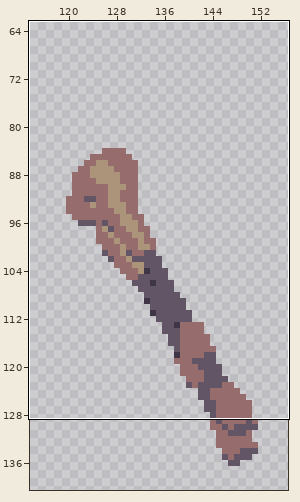
Pixel-art file, stored at resources/kid/unpacked/asesprite/weapons/staff.aseprite. Above: a wide view before the commit, with the close-up outlined.
Close-up. Old version:
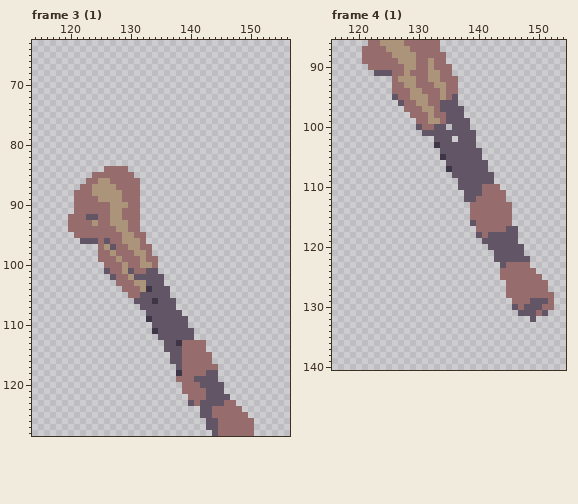
256x256 pixels, 64 frames. Shown: frame 3 (1): x 114..156, y 63..128; frame 4 (1): x 116..154, y 86..140. The wide view leaves out empty margins. The commit also changed other frames or places, which this record leaves out.
After the commit:
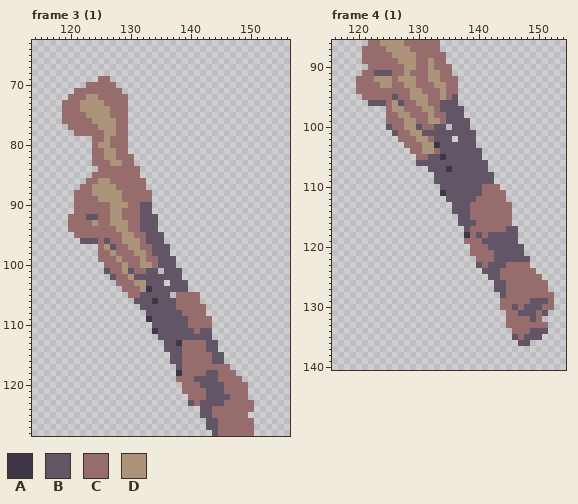
Palette (. is transparent): A #3e3546  B #625565  C #966c6c  D #ab947a
What changed:
layer "strike" added
--- frame 3 (1), layer "strike"
@@ x 114..156 @@
  68 ...........................................
- 69 ...........................................
- 70 ...........................................
- 71 ...........................................
- 72 ...........................................
- 73 ...........................................
- 74 ...........................................
- 75 ...........................................
- 76 ...........................................
- 77 ...........................................
- 78 ...........................................
- 79 ...........................................
- 80 ...........................................
- 81 ...........................................
- 82 ...........................................
- 83 ...........................................
- 84 ............CCCC...........................
- 85 ..........CCCCCCC..........................
- 86 .........CCDDCCCCC.........................
- 87 ........CCDDDDCCCC.........................
- 88 .......CCCDDDDDCCC.........................
- 89 .......CCCCDDDDCCC.........................
- 90 .......CCCCCCDDDCC.........................
- 91 .......CCCCCCDDCCC.........................
- 92 ......CCCBBCCDDCCC.........................
- 93 ......CCCCDCCDDDCC.........................
- 94 ......CCCCCCCCDDCC.........................
- 95 .......CCCCCCCCDDCC........................
- 96 ........BBBCBCCDDDC........................
- 97 ...........CDBCCDDCC.......................
- 98 ...........CCDCCCDDC.......................
- 99 ...........CCCDCCCDCC......................
-100 ............CCCDCCDDC......................
-101 ............BCCDBCCBB......................
-102 .............BCCDBBBBB.....................
-103 ..............CCCDDBBB.....................
-104 ...............CCCDABBB....................
-105 ................CCBBBBB....................
-106 .................BBBABBB...................
-107 ..................BBBBBB...................
-108 ...................BBBBBB..................
-109 ...................ABBBBBB.................
-110 ....................BBBBBB.................
-111 ....................ABBBBBB................
-112 .....................BBBBBB................
-113 ......................BBACCCC..............
-114 ......................BBBCCCC..............
-115 .......................BBCCCCC.............
-116 .......................BBCCCCC.............
-117 ........................BCCCCCC............
-118 ........................ACCCCBB............
-119 ........................CCCBBBB............
-120 .........................CCCBBBB...........
-121 .........................CCCCBBB...........
-122 ..........................CCCBBBB..........
-123 ..........................BCBBBBCC.........
-124 ............................BBCCCCC........
+ 69 ...........CC..............................
+ 70 .........CCCCC.............................
+ 71 .......CCCCCCCC............................
+ 72 ......CCCDDCCCCC...........................
+ 73 .....CCCDDDDCCCC...........................
+ 74 .....CCCDDDDDCCC...........................
+ 75 .....CCCCDDDDCCC...........................
+ 76 .....CCCCCDDDDCC...........................
+ 77 ......CCCCCDDDCC...........................
+ 78 .......CCCCCDDCC...........................
+ 79 ..........CCDCCC...........................
+ 80 ..........CDDCCC...........................
+ 81 ..........CCDDCC...........................
+ 82 ..........CCDDCCC..........................
+ 83 ..........CCCDDCC..........................
+ 84 ...........CCCCCCC.........................
+ 85 ..........CCCCCCCC.........................
+ 86 .........CCDDCCCCCC........................
+ 87 ........CCDDDDCCCCC........................
+ 88 .......CCCDDDDDCCCCC.......................
+ 89 .......CCCCDDDDCCCCC.......................
+ 90 .......CCCCCCDDDCCBB.......................
+ 91 .......CCCCCCDDCCCBB.......................
+ 92 ......CCCBBCCDDCCCBBB......................
+ 93 ......CCCCDCCDDDCCBBB......................
+ 94 ......CCCCCCCCDDCCBBB......................
+ 95 .......CCCCCCCCDDCCBBB.....................
+ 96 ........BBBCBCCDDDCBBB.....................
+ 97 ...........CDBCCDDCCBBB....................
+ 98 ...........CCDCCCDDCBBB....................
+ 99 ...........CCCDCCCDCCBBB...................
+100 ............CCCDCCDDCBBB...................
+101 ............BCCDBCCBB.BBB..................
+102 .............BCCDBBBBBBBB..................
+103 ..............CCCDDBBB.BBB.................
+104 ...............CCCDABBBBBB.................
+105 ................CCBBBBB.CCCC...............
+106 .................BBBABBBCCCC...............
+107 ..................BBBBBBCCCCC..............
+108 ...................BBBBBBCCCC..............
+109 ...................ABBBBBBCCCC.............
+110 ....................BBBBBBCCCC.............
+111 ....................ABBBBBBCBB.............
+112 .....................BBBBBBBBB.............
+113 ......................BBACCCCBB............
+114 ......................BBBCCCCBB............
+115 .......................BBCCCCCBB...........
+116 .......................BBCCCCCBB...........
+117 ........................BCCCCCCCC..........
+118 ........................ACCCCBBCCC.........
+119 ........................CCCBBBBCCCC........
+120 .........................CCCBBBBCCCC.......
+121 .........................CCCCBBBCCCC.......
+122 ..........................CCCBBBBCCC.......
+123 ..........................BCBBBBCCCCC......
+124 ............................BBCCCCCCC......
 125 ............................BBCCCCCC.......
--- frame 4 (1), layer "strike"
@@ x 116..154 @@
  90 ......CCCCCCDDCCDCCC...................
- 91 .......BBBCCDCCCDDCC...................
- 92 ..........CDDDCCDDCCC..................
- 93 ..........CCDDCCCDDCC..................
- 94 ..........CCCDDCCCDCC..................
- 95 ..........BCCDDDCCDCB..................
- 96 ...........BCCDDCCBBB..................
- 97 ............CCCDDCBBBB.................
- 98 .............CCCDCCBBB.................
- 99 ..............CCDDCBBBB................
-100 ..............BCCBB.BBB................
-101 ...............BBBBBBBBB...............
-102 .................BBB.BBB...............
-103 .................ABBBBBB...............
-104 ..................BBBBBBB..............
-105 ..................ABBBBBB..............
-106 ...................BBBBBBB.............
-107 ...................ABBBBBB.............
-108 ....................BBBBBBB............
-109 .....................BBBBBB............
-110 .....................BBBBCCC...........
-111 ......................BBBCCCC..........
-112 ......................BBCCCCC..........
-113 .......................CCCCCCC.........
-114 .......................CCCCCCC.........
-115 .......................CCCCCCC.........
-116 .......................BCCCCCC.........
-117 ........................CCCCCBB........
-118 ........................BCBBBBB........
-119 .........................BBBBBB........
-120 ..........................BBBBBB.......
-121 ...........................BBBBB.......
-122 ...........................BBBBBB......
-123 ............................BCCCC......
-124 ............................CCCCCC.....
-125 ............................CCCCCCC....
-126 .............................CCCCCCC...
-127 .............................CCCCCCC...
-128 .............................CCCCCCCC..
-129 ..............................CCCBBBC..
-130 ..............................BCBBBCC..
-131 ...............................BBBCB...
-132 .................................B.....
-133 .......................................
-134 .......................................
-135 .......................................
-136 .......................................
+ 91 .....CCBBBCCDCCCDDCC...................
+ 92 ....CCCDDDCDDDCCDDCCC..................
+ 93 ....CCCCDDCCDDCCCDDCC..................
+ 94 ....CCCCCCCCCDDCCCDCC..................
+ 95 .....CCCCCBCCDDDCCDCB..................
+ 96 ......BBBCDBCCDDCCBBB..................
+ 97 .........CDDCCCDDCBBBB.................
+ 98 .........CCDDCCCDCCBBB.................
+ 99 .........CCCDDCCDDCBBBB................
+100 .........BCCDDBCCBB.BBB................
+101 ..........BCCDDBBBBBBBBB...............
+102 ...........CCCDDCBBB.BBB...............
+103 ............CCCDDABBBBBB...............
+104 .............CCDDCBBBBBBB..............
+105 ..............CCBBABBBBBB..............
+106 ..............BBBBBBBBBBBB.............
+107 ................BBBABBBBBB.............
+108 .................BBBBBBBBBB............
+109 .................BBBBBBBBBB............
+110 ..................BBBBBBBCCC...........
+111 ..................ABBBBBBCCCC..........
+112 ...................BBBBBCCCCC..........
+113 ....................BBBCCCCCCC.........
+114 ....................BBBCCCCCCC.........
+115 .....................BBCCCCCCC.........
+116 .....................BBBCCCCCC.........
+117 ......................BCCCCCCBB........
+118 ......................ACBCBBBBB........
+119 ......................CCCBBBBBB........
+120 .......................CCCBBBBBB.......
+121 .......................CCCCBBBBB.......
+122 ........................CCCBBBBBB......
+123 ........................BCBBBCCCC......
+124 .........................BBBCCCCCC.....
+125 ..........................BBCCCCCCC....
+126 ...........................BBCCCCCCC...
+127 ...........................BBCCCCCCC...
+128 ............................BCCCCCCCC..
+129 ............................CCCCCBBBC..
+130 ............................CCBCBBBCC..
+131 .............................CCBBBCB...
+132 .............................CCCCBC....
+133 .............................CCCCCCC...
+134 ..............................CCCBBB...
+135 ..............................BCBBB....
+136 ...............................BB......
 137 .......................................
